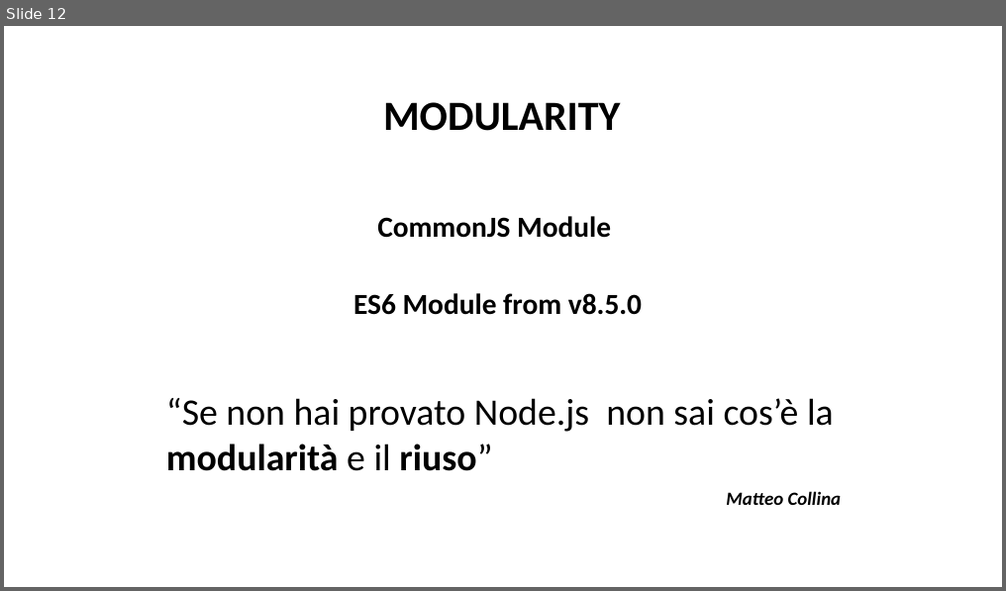
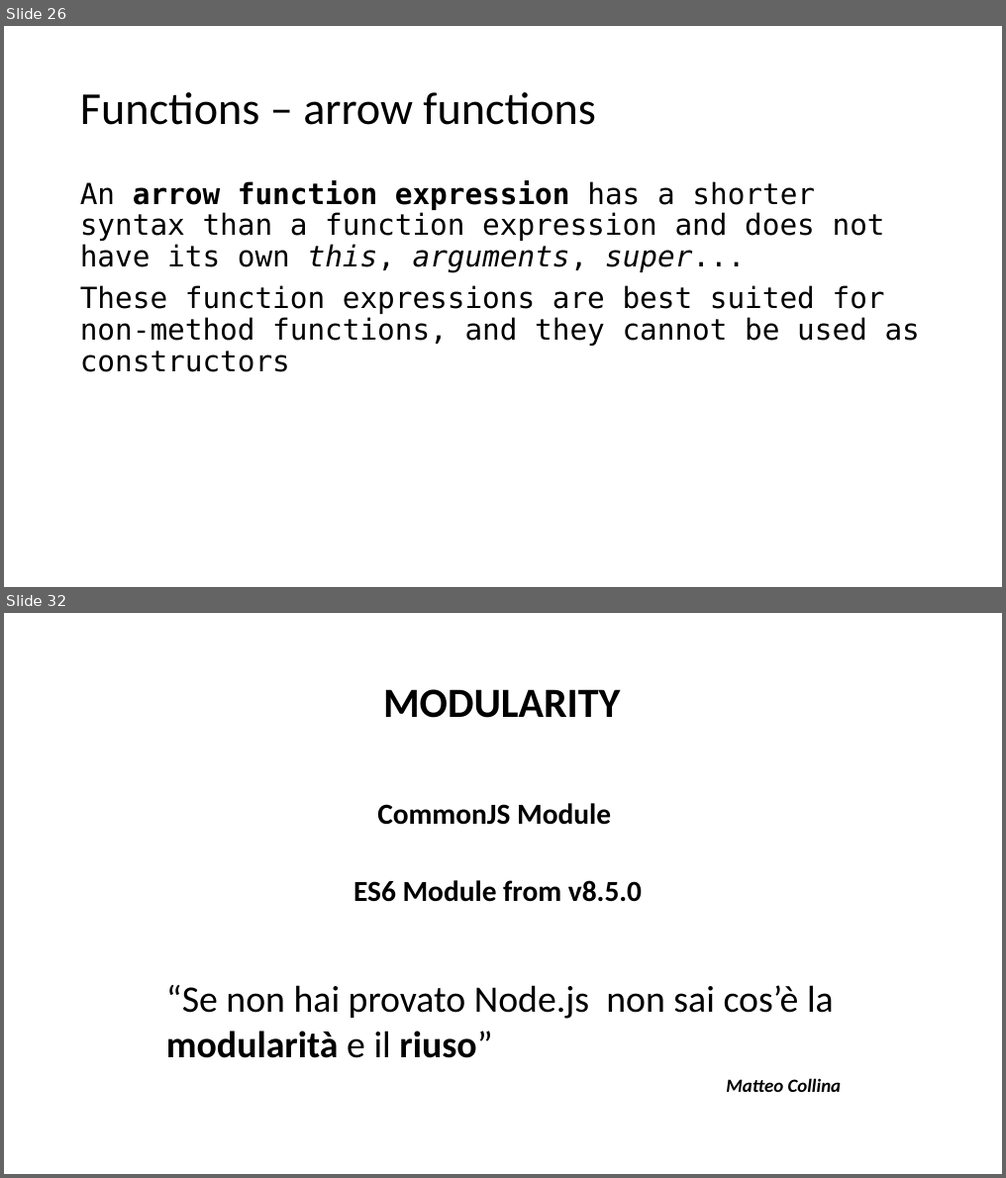
Before and after one commit to NickNaso/nodejs-tsw-2017, a slide deck: slides/nodejs-from-zero-to-hero.pptx. Shown one above the other, each under a label of ours: slide 12 before the commit, slides 26 and 32 after it; the slides between them are not shown. The pictures are 1006x591 and 1006x1178 pixels, drawn with LibreOffice and Linux fonts; fonts in the diff are those of the drawing. Boxes give left, top, right and bottom in pixels: in the first picture for what was removed or moved away, otherwise in the second. Text is boxed around its words. In the diff, an @@ line names an element or a change of style, - is before the commit and + after.

```diff
--- a/slides/nodejs-from-zero-to-hero.pptx
+++ b/slides/nodejs-from-zero-to-hero.pptx
@@ slide 26 added at (4, 26, 1002, 587), background #FFFFFF @@
@@ title added at (80, 92, 595, 125), 44 pt, text #000000 @@
+Functions – arrow functions
@@ text added at (80, 180, 920, 372), 28 pt, text #000000 @@
+An arrow function expression has a shorter syntax than a function expression and does not have its own this, arguments, super...
+These function expressions are best suited for non-method functions, and they cannot be used as constructors
@@ what was slide 12 is now slide 32 @@
```
Also in this commit, not shown: 19 other slides added, 33 other files.
